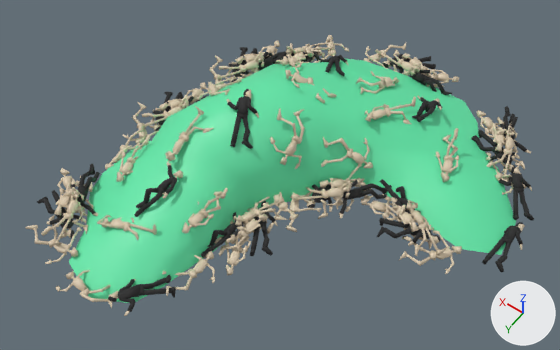
One commit to the FBX model Assets/Meshes/Figures/Prisoners_Male/Corpse_Pile.fbx: the scene before it, then after it.
Before and after are seen from a camera (50 mm lens) standing at (-4.83, 7.04, 10.42) and looking at (-0.31, 0.72, 0.49). Every picture has the same lights, and +X, +Y and +Z are marked at lower right. Where no turn or scale is listed for an object, it has been applied to the vertices.

In view in the first picture: 'mesh_CorpsePile'.
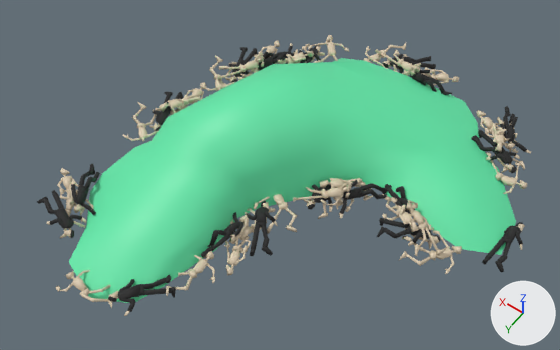
Changed parts and their boxes [x1, y1, x2, y2] in the pictures (560 x 350 px):
'mesh_CorpsePile', reshaped
    before: [25, 35, 534, 316]
    after: [37, 35, 531, 316]
part 1 of me_plane, deleted
    before: [25, 41, 534, 281]
part 2 of me_plane, cut back
    before: [246, 60, 426, 222]
part 3 of me_plane, deleted
    before: [235, 229, 248, 237]

The edits, one by one:
me_plane is used by ob_mesh_corpsepile; location (0.0, 0.0, 0.0).
me_plane had 35462 vertices, 33524 faces and spanned x -4.08..2.96, y -3.59..4.23, z -0.16..1.42.
me_plane now has 20284 vertices, 19234 faces and spans x -4.08..2.96, y -3.59..4.23, z -0.16..1.33.
me_plane part 1: 439 loose pieces with 14768 vertices, spanning x -3.99..2.68, y -3.17..3.99, z -0.12..1.42, are deleted.
me_plane part 2: 2 vertices moved within x -2.0..1.69, y -0.92..0.12, z 0.11..0.17; 384 vertices removed from x -2.27..2.1, y -3.13..0.78, z 0.02..0.33.
me_plane part 3: 26 vertices removed from x -0.49..-0.32, y 1.78..1.89, z 0.15..0.29.
